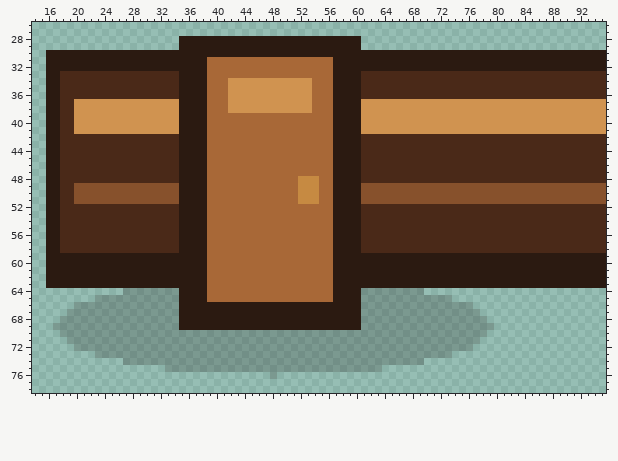
One commit to this pixel-art file: assets/source/aseprite/objects/placeables_96/door_closed_end-right_96.aseprite. The first picture shows the starting point.
96x96 pixels, 1 frame. Shown: x 14..95, y 26..78.
Once edited:
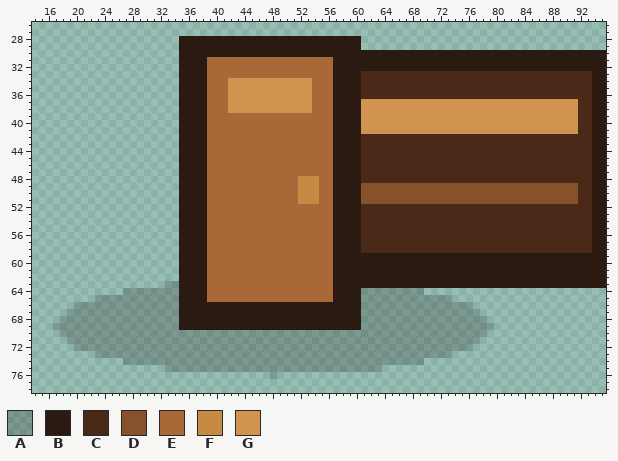
Palette (. is transparent): A #1b120d37  B #2b1a11  C #4a2918  D #87512c  E #a86837  F #c68a42  G #d09350
Difference:
y 30..32: x 16..34 BBBBBBBBBBBBBBBBBBB -> ...................
y 33..36: x 16..34 BBCCCCCCCCCCCCCCCCC -> ...................; x 94..95 CC -> BB
y 37..41: x 16..34 BBCCGGGGGGGGGGGGGGG -> ...................; x 92..95 GGGG -> CCBB
y 42..48: x 16..34 BBCCCCCCCCCCCCCCCCC -> ...................; x 94..95 CC -> BB
y 49..51: x 16..34 BBCCDDDDDDDDDDDDDDD -> ...................; x 92..95 DDDD -> CCBB
y 52..58: x 16..34 BBCCCCCCCCCCCCCCCCC -> ...................; x 94..95 CC -> BB
y 59..62: x 16..34 BBBBBBBBBBBBBBBBBBB -> ...................
y 63: x 16..34 BBBBBBBBBBBBBBBBBBB -> .................AA
Changed places in both pictures, as pixel boxes (x1, y1, x2, y2):
changed: (46, 50, 179, 288)
changed: (578, 71, 606, 253)
